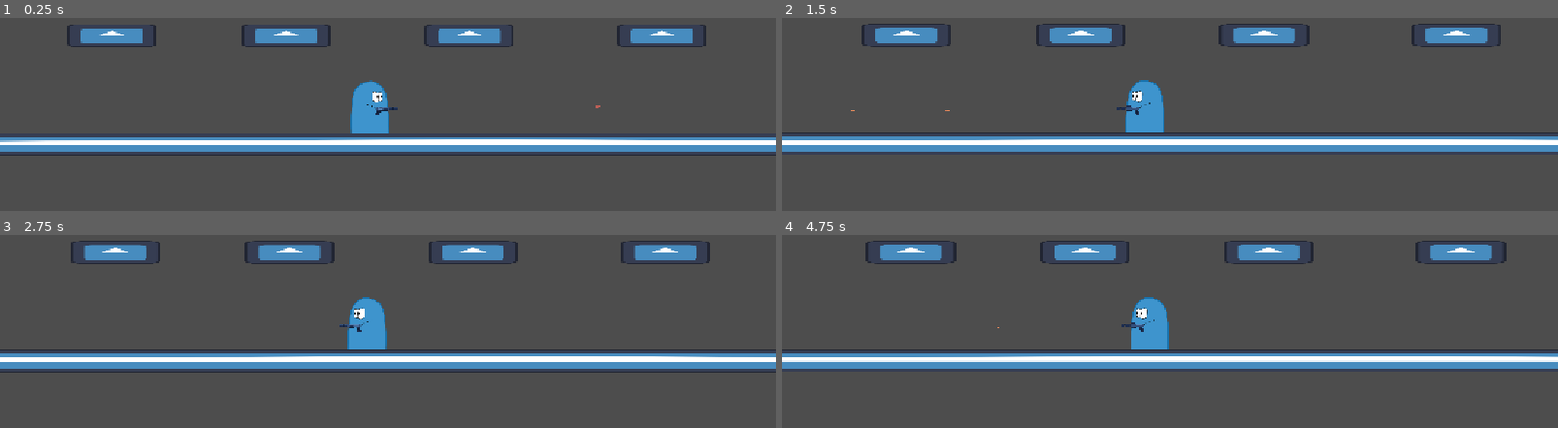
Above: before the commit, frames 1-4 (two rows, left to right).
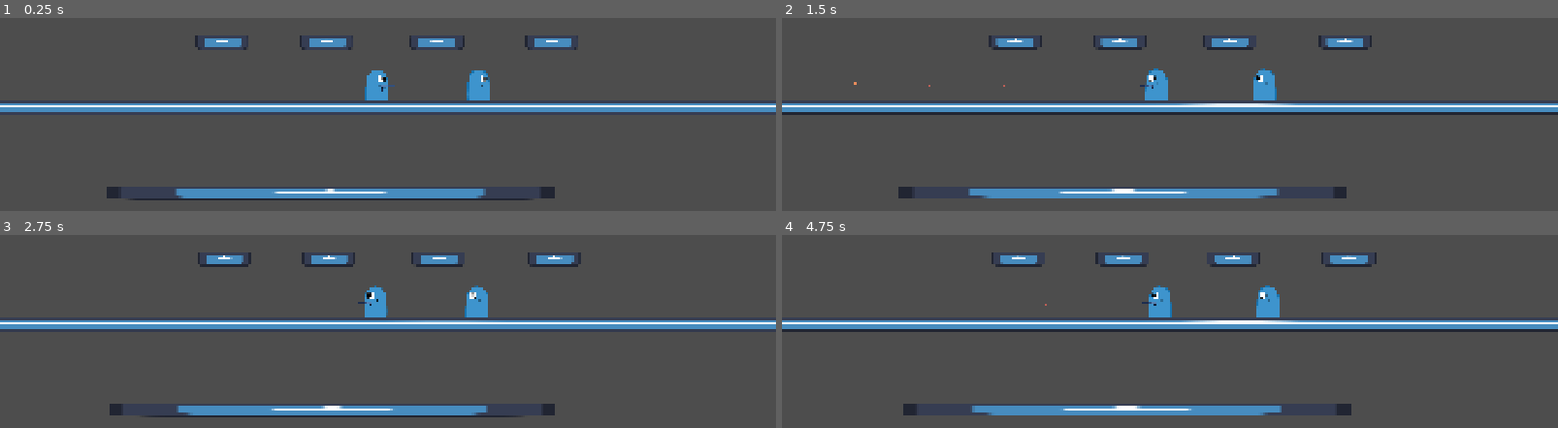
Above: after the commit, the same moments.

Repository: parlakportakal/silahasokan
Game: Godot game, scene res://Scenes/main.tscn
Same seed, same stepped clock (60 frames per second), same inputs: the game is played once before the commit and once after it. The engine's default icon, where the game draws it, is replaced by a stand-in: a white triangle on a blue panel in a dark square.
Inputs (mouse positions are in pixels of both pictures, inside the frame that each line leads up to):
- Up to frame 1 (0.25 s): no input
- Up to frame 2 (1.5 s): move the mouse to (1340, 29) at 0.52 s; press the mouse at (1340, 29) at 0.53 s; tap A (sola) at 0.8, 1.35 s; move the mouse to (1014, 73) at 1.27 s; release the mouse at (1014, 73) at 1.28 s
- Up to frame 3 (2.75 s): click (232, 290) at 1.55 s; move the mouse to (outside the picture) at 2.02 s; hold R (rHARFi) from 2.03 s (still down); tap A (sola) at 2.3 s
- Up to frame 4 (4.75 s): move the mouse to (1131, 356) at 2.77 s; release R (rHARFi) at 2.78 s; tap D (saga) at 2.85 s; click (1131, 356) at 3.05 s; move the mouse to (1402, 335) at 3.52 s; press the mouse at (1402, 335) at 3.53 s; tap A (sola) at 3.8, 4.35 s; move the mouse to (outside the picture) at 4.27 s; release the mouse at (outside the picture) at 4.28 s; click (outside the picture) at 4.55 s

The runs differ from the first frame. In frame 1, 20% of the frame differs, in the area x 0-100%, y 3-95%; in frame 2, 22%; in frame 3, 23%; in frame 4, 22%.

Commit message:
v0.00000001

Diff:
--- /dev/null
+++ b/Scenes/adam_1.tscn
@@ -0,0 +1,3 @@
+[gd_scene format=3 uid="uid://dkml5tpna7seb"]
+
+[node name="adam1" type="Node2D" unique_id=1304742482]
--- a/Scenes/main.tscn
+++ b/Scenes/main.tscn
@@ -34,7 +34,10 @@
 position = Vector2(662, 274)
 scale = Vector2(0.120000005, 1)
 
-[node name="player" parent="." unique_id=824720089 instance=ExtResource("2_8gbba")]
+[node name="player" parent="PLATFORMLAR" unique_id=824720089 instance=ExtResource("2_8gbba")]
+position = Vector2(554, 333)
+
+[node name="player" parent="." unique_id=1857629448 instance=ExtResource("2_8gbba")]
 position = Vector2(404, 338)
 
 [node name="Camera2D" type="Camera2D" parent="player" unique_id=237960700]
--- a/Scenes/player.tscn
+++ b/Scenes/player.tscn
@@ -9,7 +9,9 @@
 
 [node name="player" type="CharacterBody2D" unique_id=824720089]
 script = ExtResource("1_cvnsp")
+max_speed = 500.0
 air_control = 0.4
+flip_speed_ratio = 1.0
 jump_velocity = -429.43
 gravity = 1800.0
 fall_gravity_multiplier = 2.0
--- a/Scenes/silahlarscence/pistol.tscn
+++ b/Scenes/silahlarscence/pistol.tscn
@@ -9,8 +9,7 @@
 bullet_scene = ExtResource("2_dud2g")
 fire_rate = 0.1
 automatic = true
-player_knockback = 100.0
-air_knockback_multiplier = 1.5
+spread_degrees = 3.0
 
 [node name="Sprite2D" type="Sprite2D" parent="." unique_id=1737864667]
 scale = Vector2(0.04819278, 0.048192773)
--- a/Scripts/mermi.gd
+++ b/Scripts/mermi.gd
@@ -1,50 +1,27 @@
 extends Area2D
 
-# Sahne yapısı:
-# Bullet (Area2D)  <- bu script burada
-# ├── Sprite2D
-# └── CollisionShape2D
+@export var speed: float = 900.0
+@export var damage: float = 5.0
+@export var knockback: float = 250.0
+@export var lifetime: float = 2.0
+## Knockback yönünü yukarı eğer, oyuncuyu havaya kaldırır
+@export var launch_angle_degrees: float = 15.0
 
-# =====================================================
-#  AYARLAR
-# =====================================================
-
-## Mermi hızı (piksel/saniye)
-@export var speed: float = 700.0
-## Mermi kaç saniye sonra kendiliğinden yok olsun
-@export var lifetime: float = 2.0
-## Çarptığı şeye verdiği hasar
-@export var damage: int = 1
-
-# =====================================================
-#  İÇ DEĞİŞKENLER
-# =====================================================
-
-var direction: Vector2 = Vector2.RIGHT  # Silah tarafından atanır
-var age: float = 0.0
-
+var direction: Vector2 = Vector2.RIGHT
+var shooter: Node = null
 
 func _ready() -> void:
 	body_entered.connect(_on_body_entered)
-
+	get_tree().create_timer(lifetime).timeout.connect(queue_free)
 
 func _physics_process(delta: float) -> void:
-	# Düz çizgide ilerle
-	global_position += direction * speed * delta
+	position += direction * speed * delta
 
-	# Süresi dolunca yok ol
-	age += delta
-	if age >= lifetime:
-		queue_free()
-
-
-func _on_body_entered(body: Node2D) -> void:
-	# Kendi karakterine çarpıp yok olmasın
-	if body.is_in_group("player"):
+func _on_body_entered(body: Node) -> void:
+	if body == shooter:
 		return
-
-	# Çarptığı şeyde take_damage(miktar) fonksiyonu varsa hasar ver
-	if body.has_method("take_damage"):
-		body.take_damage(damage)
-
-	queue_free()
+	if body.has_method("apply_hit"):
+		# Sağa giden mermide -açı, sola gidende +açı = hep yukarı eğilir
+		var hit_dir := direction.rotated(-deg_to_rad(launch_angle_degrees) * signf(direction.x))
+		body.apply_hit(damage, knockback, hit_dir)
+	queue_free()  # oyuncuya veya duvara çarpınca yok ol
--- a/Scripts/pistol.gd
+++ b/Scripts/pistol.gd
@@ -1,30 +1,14 @@
 extends Node2D
 
-# Sahne yapısı:
-# Gun (Node2D)  <- bu script burada, pivot noktası = karakterin eli
-# ├── Sprite2D  <- silah görseli (namlu SAĞA baksın)
-# └── Marker2D  <- adı "Muzzle", namlunun ucuna koy
-
-# =====================================================
-#  AYARLAR (Inspector'dan da değiştirebilirsin)
-# =====================================================
-
 @export_group("Ateş")
-## Ateşlenecek mermi sahnesi (bullet.tscn'i buraya sürükle)
 @export var bullet_scene: PackedScene
-## İki atış arası bekleme süresi (saniye, küçük = daha hızlı ateş)
 @export var fire_rate: float = 0.2
-## true: sol tık basılı tutunca sürekli ateş eder
 @export var automatic: bool = false
-## Merminin sapma açısı (derece, 0 = tam nişan)
 @export var spread_degrees: float = 0.0
 
 @export_group("Tepme")
-## Tepmede silahın yukarı kalkma açısı (derece)
 @export var recoil_angle_degrees: float = 25.0
-## Tepmenin tepe noktasına çıkma süresi (saniye, küçük = sert vuruş)
 @export var recoil_kick_time: float = 0.04
-## Silahın eski haline dönme süresi (saniye)
 @export var recoil_recover_time: float = 0.15
 ## Tepmede silahın geriye kayma mesafesi (piksel, 0 = kapalı)
 @export var kickback_distance: float = 4.0
--- a/Scripts/player.gd
+++ b/Scripts/player.gd
@@ -1,66 +1,39 @@
 extends CharacterBody2D
 
-# =====================================================
-#  AYARLAR (Inspector'dan da değiştirebilirsin)
-# =====================================================
-
+#region ayarlar
 @export_group("Yatay Hareket")
-## Maksimum yürüme hızı (piksel/saniye)
 @export var max_speed: float = 220.0
-## Hızlanma: ne kadar hızlı max hıza ulaşır (büyük = daha sert/çabuk)
 @export var acceleration: float = 1400.0
-## Yerde sürtünme: tuşu bırakınca ne kadar çabuk durur (büyük = hemen durur)
 @export var friction: float = 1800.0
-## Havada kontrol: havadayken yön değiştirme gücü (0-1 arası çarpan)
 @export_range(0.0, 1.0) var air_control: float = 0.6
-## Ters yöne basınca uygulanan hızlanma (büyük = anında dönüş, Celeste hissi)
 @export var turn_acceleration: float = 3200.0
-## Zıplarken ters yöne basılıysa hızı anında o yöne çevir (true = çok keskin dönüş)
 @export var flip_speed_on_jump: bool = true
-## flip_speed_on_jump açıkken çevrilen hızın max_speed'e oranı (1.0 = tam hız)
-@export_range(0.0, 1.0) var flip_speed_ratio: float = 1.0
+@export_range(0.0, 1.0) var flip_speed_ratio: float = 0.8
 
 @export_group("Zıplama")
-## Zıplama gücü (yukarı yöndeki ilk hız)
 @export var jump_velocity: float = -420.0
-## Tuşu erken bırakınca zıplamanın kesilme oranı (küçük = daha kısa zıplama)
 @export_range(0.0, 1.0) var jump_cut: float = 0.4
-## Yerden düştükten sonra hâlâ zıplayabileceğin süre (saniye)
 @export var coyote_time: float = 0.1
-## Yere değmeden hemen önce basılan zıplama tuşunu hatırlama süresi (saniye)
 @export var jump_buffer_time: float = 0.1
-## Toplam zıplama sayısı (1 = normal, 2 = çift zıplama)
 @export var max_jumps: int = 2
 
 @export_group("Yerçekimi")
-## Normal yerçekimi
 @export var gravity: float = 1100.0
-## Düşerken uygulanan ekstra çarpan (daha "ağır" düşüş hissi verir)
 @export var fall_gravity_multiplier: float = 1.5
-## Maksimum düşme hızı
 @export var max_fall_speed: float = 700.0
 
 @export_group("Yere İniş")
-## true: yere değince yatay hız sıfırlanır (kayma olmaz)
-## false: hız korunur, normal sürtünmeyle yavaşlar (Celeste hissi)
 @export var reset_slide_on_land: bool = false
-## true: tuşa basıyor olsan bile iner inmez hız sıfırlanır
-## false: sadece tuşu bırakmışsan sıfırlanır (koşarken akıcılık bozulmaz)
 @export var reset_even_when_holding: bool = false
-
-# =====================================================
-#  İÇ DEĞİŞKENLER (genelde dokunmana gerek yok)
-# =====================================================
 
 var coyote_timer: float = 0.0       # Kenardan düştükten sonra kalan "bonus" süre
 var jump_buffer_timer: float = 0.0  # Zıplama tuşuna basıldıktan sonra kalan süre
 var jumps_left: int = 0             # Kalan zıplama hakkı
 var can_cut_jump: bool = false      # Bu zıplama tuş bırakılınca kısalabilir mi?
-
+#endregion
 
 func _physics_process(delta: float) -> void:
-	var was_on_floor := is_on_floor()  # Bu karedeki başlangıç durumu
-	# kralinyo sağ sol yaparken dönerken
+	var was_on_floor := is_on_floor()
 
 	_update_timers(delta)
 	_apply_gravity(delta)
@@ -68,7 +41,6 @@
 	_handle_horizontal(delta)
 	move_and_slide()  # Hareketi uygular ve çarpışmaları halleder
 
-	# Havadan yere yeni indiysek
 	if is_on_floor() and not was_on_floor:
 		_on_landed()
 
@@ -80,14 +52,9 @@
 		return
 
 	var direction := Input.get_axis("sola", "saga")
-	# Tuş bırakılmışsa (veya ayar açıksa) kaymayı sıfırla
 	if direction == 0.0 or reset_even_when_holding:
 		velocity.x = 0.0
 
-
-# -----------------------------------------------------
-#  Sayaçlar: coyote time ve jump buffer
-# -----------------------------------------------------
 func _update_timers(delta: float) -> void:
 	if is_on_floor():
 		coyote_timer = coyote_time   # Yerdeyken sayaç sürekli dolu
--- a/project.godot
+++ b/project.godot
@@ -17,6 +17,8 @@
 
 [display]
 
+window/size/viewport_width=1920
+window/size/viewport_height=1080
 window/stretch/mode="canvas_items"
 window/stretch/aspect="expand"
 
